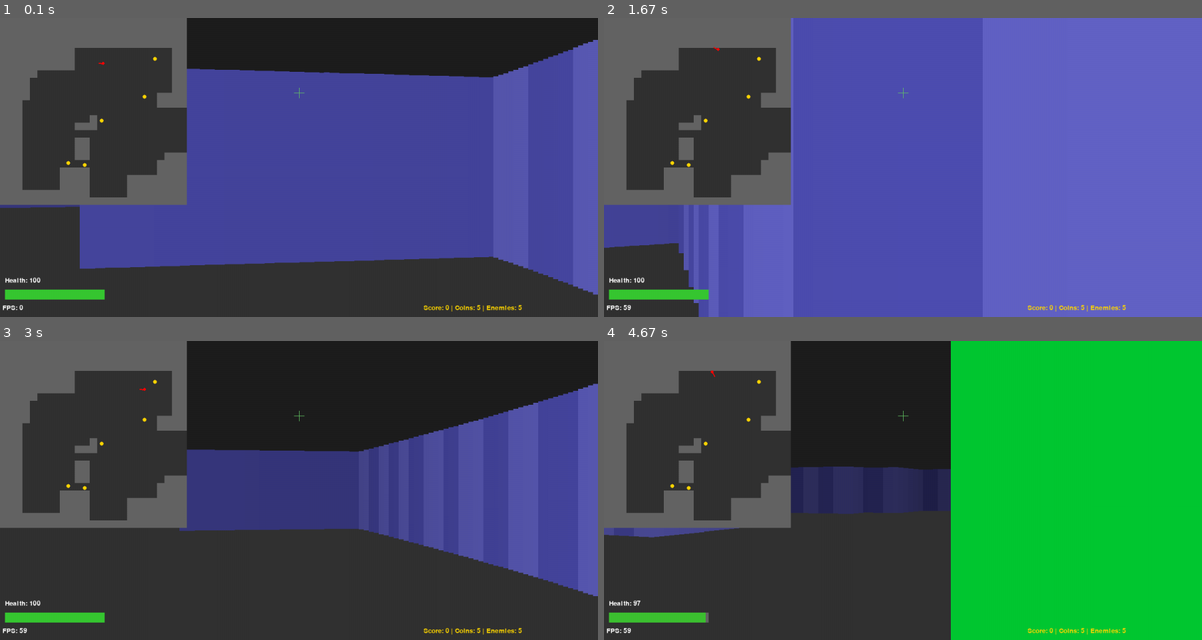
Above: before the commit, frames 1-4 (two rows, left to right).
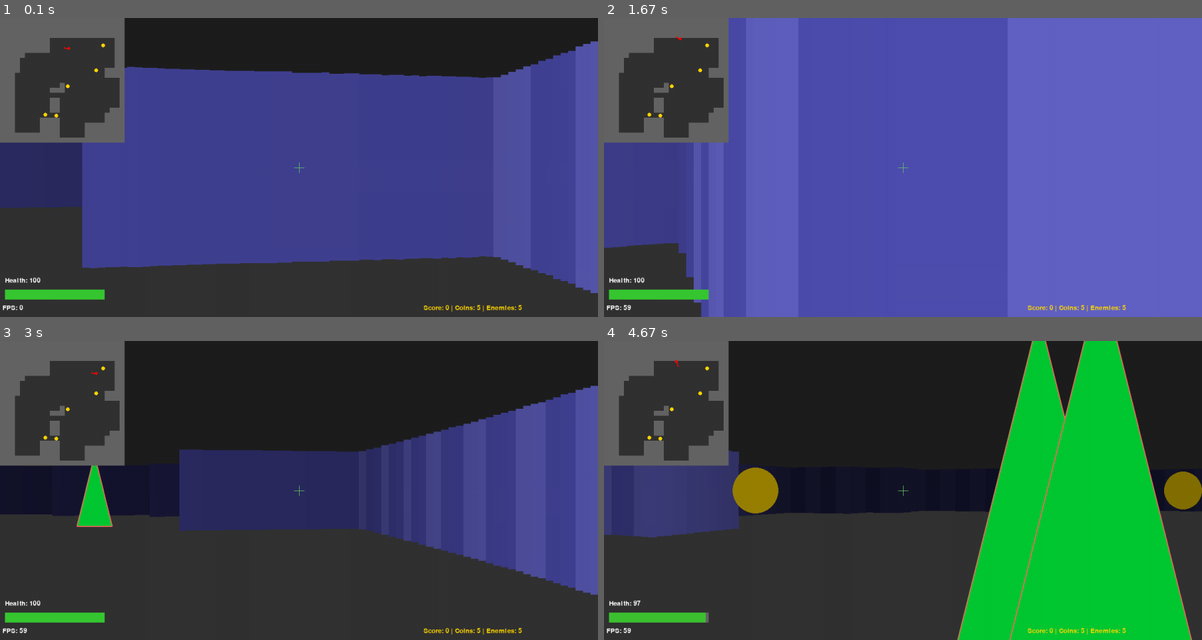
Above: after the commit, the same moments.

Repository: Maximistr/Maximistr
Game: pygame game, started from ray_cast_pygame/ray_game.py
Two runs of this game, one before a commit and one after it. Both use one fixed random seed, a clock stepped at 60 frames per second and the inputs below.
Inputs (mouse positions are in pixels of both pictures, inside the frame that each line leads up to):
- Up to frame 1 (0.1 s): no input
- Up to frame 2 (1.67 s): hold D 0.33-0.8 s; move the mouse to (879, 179) at 0.37 s; hold W 0.83-1.13 s; move the mouse to (1094, 158) at 0.87 s; hold D 1.17-1.63 s; move the mouse to (759, 170) at 1.2 s
- Up to frame 3 (3 s): hold A 1.67-2.2 s; move the mouse to (113, 445) at 1.7 s; hold S 2.23-2.53 s; move the mouse to (388, 385) at 2.27 s; hold A 2.57-2.97 s; move the mouse to (370, 517) at 2.6 s
- Up to frame 4 (4.67 s): hold W 3-3.37 s; move the mouse to (914, 388) at 3.03 s; hold D 3.4-4.03 s; move the mouse to (687, 481) at 3.43 s; hold S 4.07-4.43 s; move the mouse to (908, 520) at 4.1 s; hold A from 4.47 s (still down); move the mouse to (885, 439) at 4.5 s

The runs differ from the first frame. In frame 1, 14% of the frame differs, in the area x 0-100%, y 0-93%; in frame 2, 14%; in frame 3, 22%; in frame 4, 32%, in the area x 0-100%, y 0-100%.

Commit message:
Zlepšení gameplay: zdi na okrajích mapy, krájení projektilů, lepší vzhled nepřátel, menší mini mapa, větší hit-box mincí, vyšší zdraví nepřátel

Diff:
--- a/ray_cast_pygame/ray_game.py
+++ b/ray_cast_pygame/ray_game.py
@@ -6,8 +6,9 @@
 SCREEN_WIDTH, SCREEN_HEIGHT = 1200, 600
 FPS = 60
 FOV = math.pi / 3
-NUM_RAYS = 120
-MAX_RAY_DISTANCE = 30
+NUM_RAYS = 80
+MAX_RAY_DISTANCE = 20
+RAY_STEP = 0.05
 MAP_WIDTH, MAP_HEIGHT = 25, 25
 
 def generate_map(width, height):
@@ -44,6 +45,14 @@
         for y in range(min(y1, y2), max(y1, y2) + 1):
             if x2 < width and y < height:
                 game_map[int(y)][int(x2)] = 0
+
+    # Ensure perimeter walls
+    for x in range(width):
+        game_map[0][x] = 1
+        game_map[height - 1][x] = 1
+    for y in range(height):
+        game_map[y][0] = 1
+        game_map[y][width - 1] = 1
 
     return game_map
 
@@ -123,7 +132,7 @@
 
         # Don't spawn too close to player
         if walkable and math.sqrt((px - x)**2 + (py - y)**2) > 4:
-            enemies.append({'x': x, 'y': y, 'health': 20, 'speed': 0.05})
+            enemies.append({'x': x, 'y': y, 'health': 50, 'speed': 0.05})
 
         attempts += 1
     return enemies
@@ -134,7 +143,7 @@
 def cast_ray(x, y, angle):
     """Cast a ray and return distance and wall type"""
     sin_a, cos_a = math.sin(angle), math.cos(angle)
-    distance = 0.01
+    distance = RAY_STEP
 
     while distance < MAX_RAY_DISTANCE:
         check_x = x + distance * cos_a
@@ -146,7 +155,7 @@
         if GAME_MAP[grid_y][grid_x] == 1:
             wall_type = 'v' if (check_x - grid_x) < 0.5 else 'h'
             return (distance, wall_type)
-        distance += 0.01
+        distance += RAY_STEP
 
     return (MAX_RAY_DISTANCE, 'v')
 
@@ -192,7 +201,7 @@
     # Check for coin collection
     coins_to_remove = []
     for i, (cx, cy) in enumerate(coins):
-        if math.sqrt((player['x'] - cx)**2 + (player['y'] - cy)**2) < 0.3:
+        if math.sqrt((player['x'] - cx)**2 + (player['y'] - cy)**2) < 0.6:
             coins_to_remove.append(i)
             score += 10
 
@@ -230,8 +239,11 @@
     """Shoot in the direction the player is looking"""
     global score
     shot_dist = 30
-    enemies_to_remove = []
-
+    closest_enemy = None
+    closest_dist = shot_dist
+    closest_idx = -1
+
+    # Find closest enemy in crosshair
     for i, enemy in enumerate(enemies):
         dx = enemy['x'] - player['x']
         dy = enemy['y'] - player['y']
@@ -245,15 +257,18 @@
         while angle_diff < -math.pi:
             angle_diff += 2 * math.pi
 
-        # Hit if in center of screen and close enough
-        if abs(angle_diff) < 0.1 and dist < shot_dist:
-            enemy['health'] -= 50
-            if enemy['health'] <= 0:
-                enemies_to_remove.append(i)
-                score += 50
-
-    for i in reversed(enemies_to_remove):
-        enemies.pop(i)
+        # Check if in crosshair and closer than current closest
+        if abs(angle_diff) < 0.1 and dist < closest_dist:
+            closest_enemy = enemy
+            closest_dist = dist
+            closest_idx = i
+
+    # Only damage the closest enemy
+    if closest_enemy is not None:
+        closest_enemy['health'] -= 20
+        if closest_enemy['health'] <= 0:
+            enemies.pop(closest_idx)
+            score += 50
 
 
 def render(screen):
@@ -333,15 +348,26 @@
                 enemy_y = (SCREEN_HEIGHT - enemy_height) / 2 + enemy_height / 2
 
                 # Enemy color based on health
-                health_ratio = enemy['health'] / 20.0
+                health_ratio = min(1.0, enemy['health'] / 50.0)
                 enemy_color = (int(200 * (1 - health_ratio)), int(50 + 150 * health_ratio), 50)
 
-                pygame.draw.rect(screen, enemy_color, (int(screen_x) - enemy_size // 2,
-                                                      int(enemy_y) - enemy_size,
-                                                      enemy_size, enemy_size * 2))
+                # Draw enemy as filled triangle (more interesting shape)
+                points = [
+                    (int(screen_x), int(enemy_y - enemy_size)),
+                    (int(screen_x - enemy_size // 2), int(enemy_y + enemy_size)),
+                    (int(screen_x + enemy_size // 2), int(enemy_y + enemy_size))
+                ]
+                pygame.draw.polygon(screen, enemy_color, points)
+                pygame.draw.polygon(screen, (255, 100, 100), points, 2)
+
+                # Draw health bar above enemy
+                bar_width = enemy_size
+                bar_height = 3
+                pygame.draw.rect(screen, (100, 100, 100), (int(screen_x - bar_width // 2), int(enemy_y - enemy_size - 8), bar_width, bar_height))
+                pygame.draw.rect(screen, (0, 255, 0), (int(screen_x - bar_width // 2), int(enemy_y - enemy_size - 8), int(bar_width * health_ratio), bar_height))
 
     # Minimap
-    mm_scale = 15
+    mm_scale = 10
     for y in range(MAP_HEIGHT):
         for x in range(MAP_WIDTH):
             color = (100, 100, 100) if GAME_MAP[y][x] == 1 else (50, 50, 50)
@@ -372,8 +398,8 @@
                      (bar_x, bar_y, int(bar_width * health_ratio), bar_height))
     screen.blit(font.render(f"Health: {int(player['health'])}", True, (255, 255, 255)), (bar_x, bar_y - 25))
 
-    # Crosshair
-    cx, cy = SCREEN_WIDTH // 2, SCREEN_HEIGHT // 4
+    # Crosshair (center of screen)
+    cx, cy = SCREEN_WIDTH // 2, SCREEN_HEIGHT // 2
     pygame.draw.line(screen, (100, 200, 100), (cx - 10, cy), (cx + 10, cy), 1)
     pygame.draw.line(screen, (100, 200, 100), (cx, cy - 10), (cx, cy + 10), 1)
 
